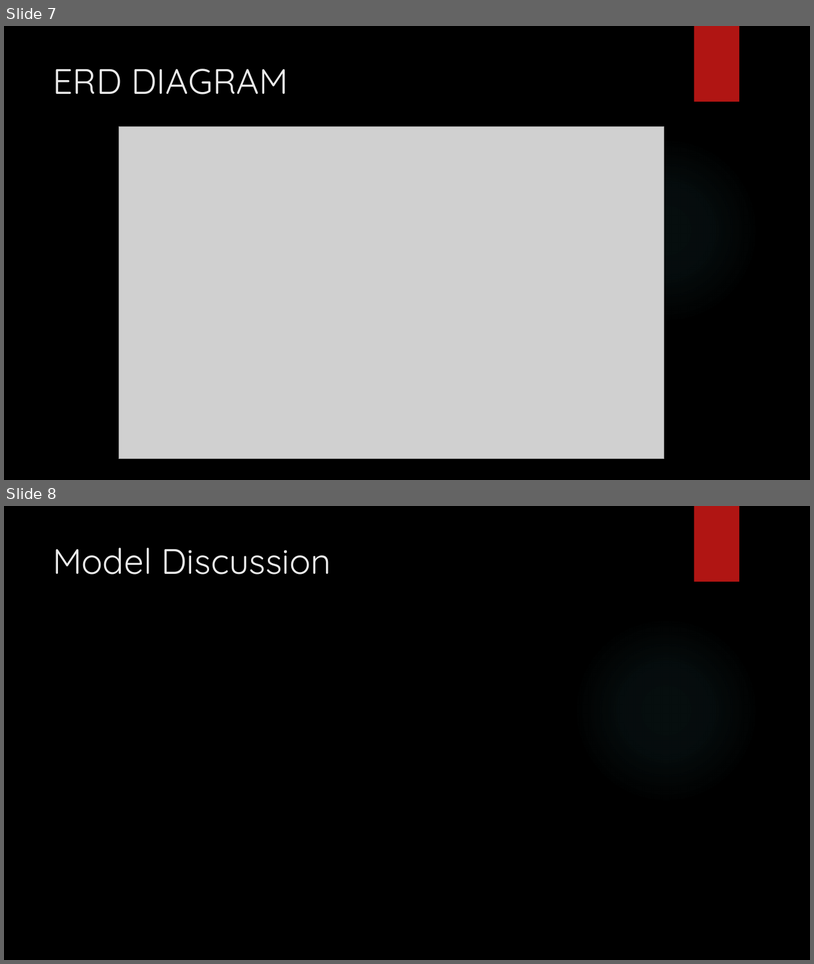
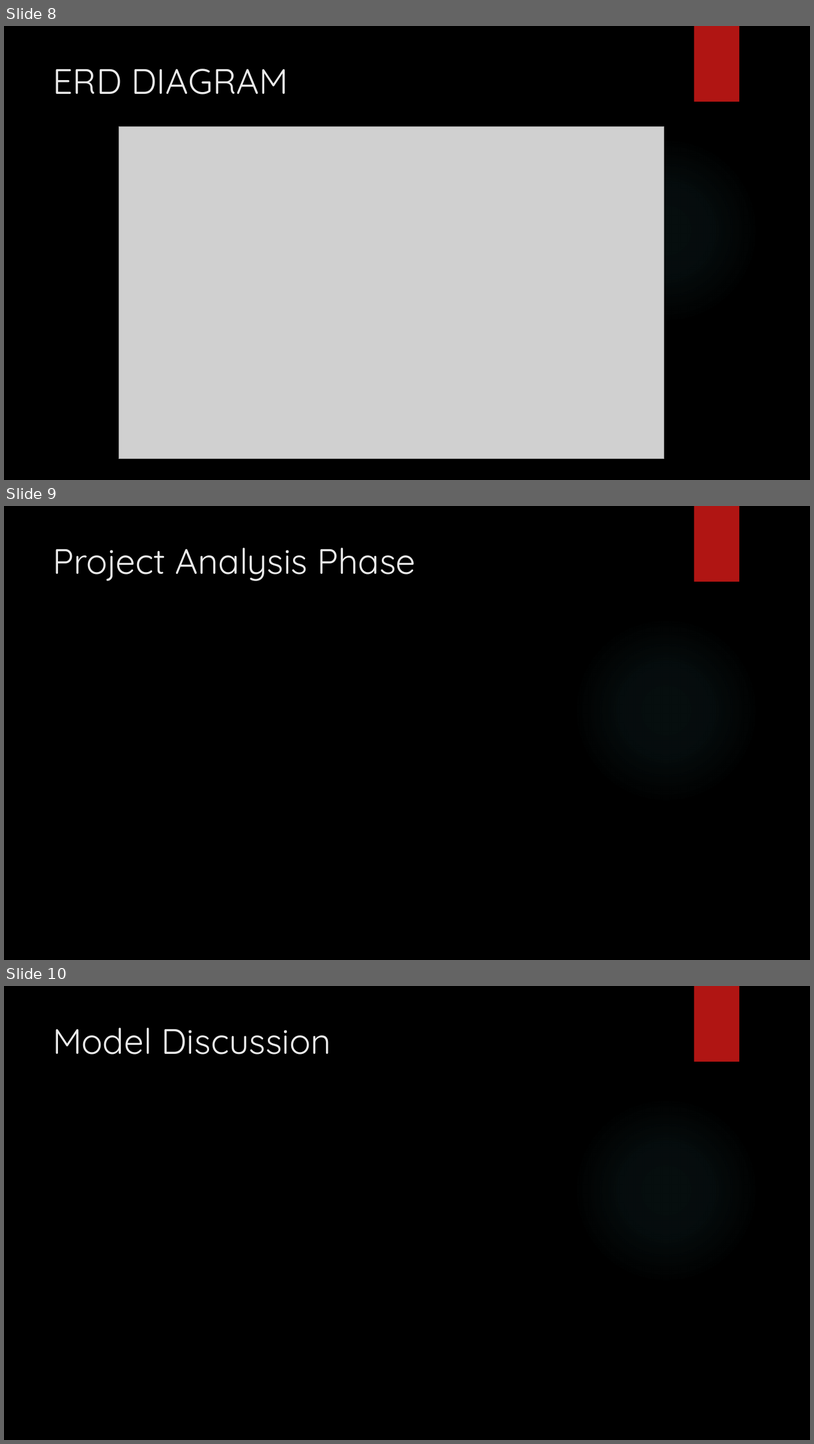
Before and after one commit to SKuczynski17/Group-1-Final-Project, a slide deck: Predicting the NFL Game Winner Presentation.pptx. Shown one above the other, each under a label of ours: slides 7 and 8 before the commit, slides 8, 9 and 10 after it. The pictures are 814x964 and 814x1444 pixels, drawn with LibreOffice and Linux fonts; fonts in the diff are those of the drawing; grey boxes stand for pictures; background and template pictures are left out. Boxes give left, top, right and bottom in pixels: in the first picture for what was removed or moved away, otherwise in the second. Text is boxed around its words. In the diff, an @@ line names an element or a change of style, - is before the commit and + after.

```diff
--- a/Predicting the NFL Game Winner Presentation.pptx
+++ b/Predicting the NFL Game Winner Presentation.pptx
@@ slide 9 added at box(4, 506, 810, 960), background picture (left out); not listed: 2 template elements that a slide beside it also shows @@
@@ title added at box(53, 547, 416, 581), 42 pt, text #EBEBEB @@
+Project Analysis Phase
@@ what was slide 7 is now slide 8 @@
@@ what was slide 8 is now slide 10 @@
```
Also in this commit, not shown: 4 slides changed, 1 other slide added, 1 other file.
